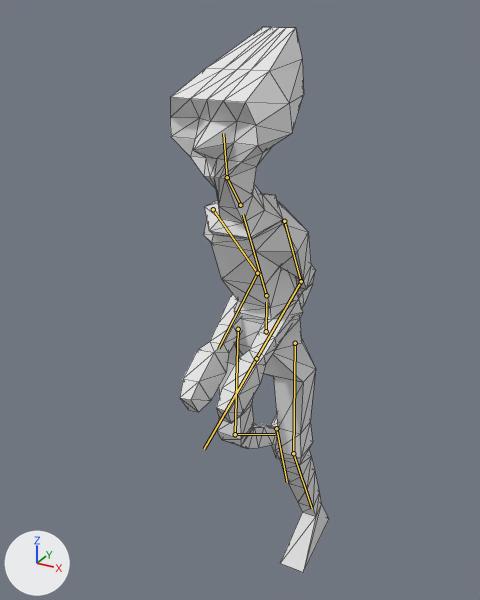
What one commit did to the glTF model characters/models/prisoner2.glb.
One viewpoint serves both versions: a camera (50 mm lens) standing at (0.813, -1.643, 1.798) and looking at (-0.104, 0.023, 0.965). Lighting does not change. The marker at lower left points along +X, +Y and +Z. The older version comes first. Both versions are drawn at frame 17 of the action 'Run'; the numbers are the values there. The bones that change, and the others that lie on the model, are drawn over the model as lines. Mesh edges are drawn as thin lines.

Names of what the first picture shows: 'Runner'.
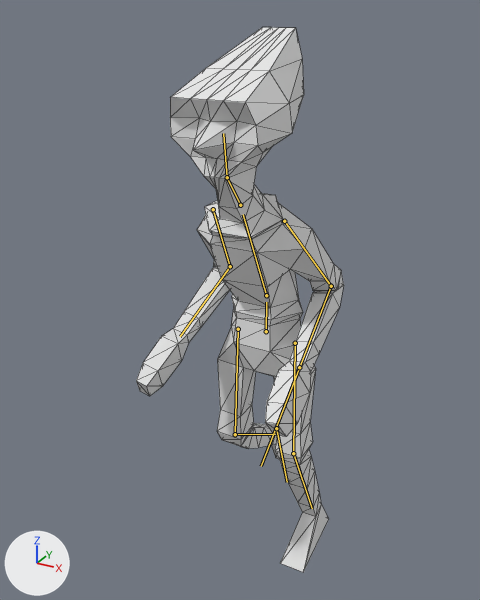
Scene script edits in JSON lines:
```json
{"block": "bone_upperarm_l", "where": "bone_upperarm_l = bpy.data.objects['Armature'].pose.bones['UpperArm.L']  # child of 'Spine'"}
{"op": "set", "path": "bone_upperarm_l.rotation_quaternion", "old": "(-0.959, 0.257, -0.032, 0.118)", "new": "(0.965, -0.258, -0.014, 0.051)", "note": "degrees (-30, 0, -14) -> degrees (-30, 0, 6)"}
{"block": "bone_upperarm_r", "where": "bone_upperarm_r = bpy.data.objects['Armature'].pose.bones['UpperArm.R']  # child of 'Spine'"}
{"op": "set", "path": "bone_upperarm_r.rotation_quaternion", "old": "(-0.959, 0.257, 0.032, -0.118)", "new": "(0.965, -0.258, 0.014, -0.051)", "note": "degrees (-30, 0, 14) -> degrees (-30, 0, -6)"}
```

Location of each change, (x1, y1, x2, y2) in pixels of the pictures (480 x 600 px):
```json
{"object": "Runner", "change": "posed", "before": [170, 27, 329, 572], "after": [136, 27, 344, 572], "on screen": "31% wider"}
{"bone": "UpperArm.L", "before": "(284, 221) to (301, 281)", "after": "(284, 221) to (331, 286)"}
{"bone": "UpperArm.R", "before": "(213, 209) to (257, 273)", "after": "(213, 209) to (230, 266)"}
```
